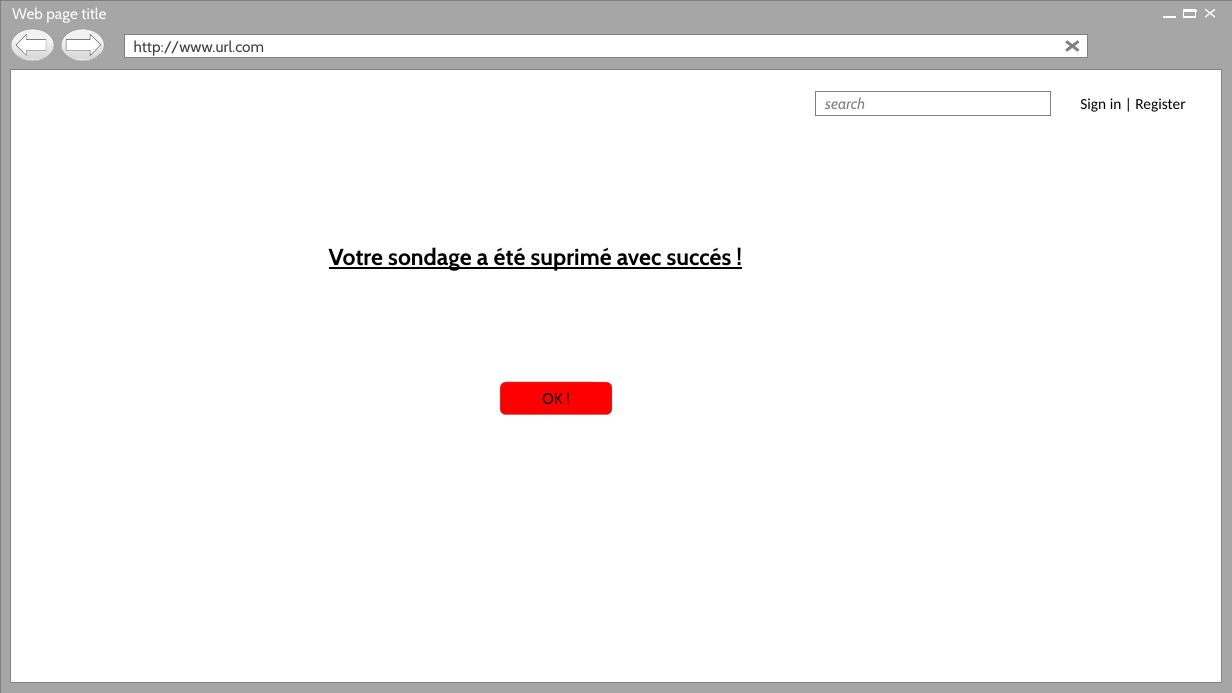
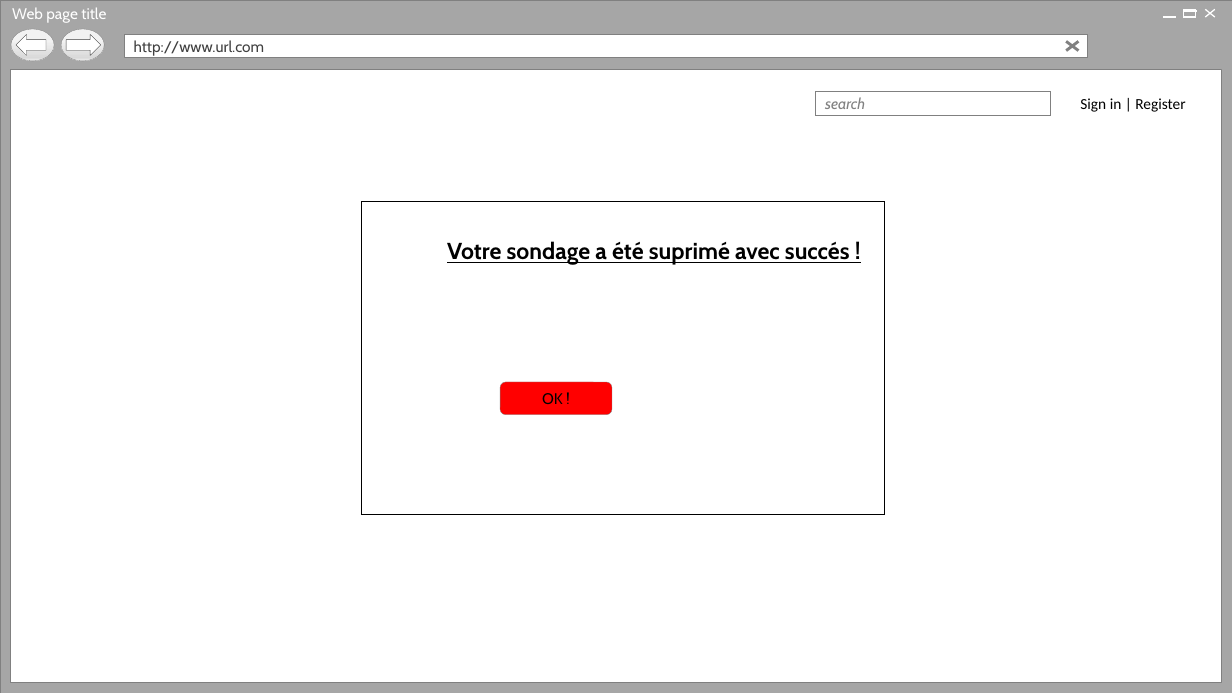
Before and after one commit to Holyz1988/PROJET1-ASP.NET, a slide deck: slide 23 of Page d’acceuil.pptx. Drawn at 1232x693 pixels with LibreOffice and Linux fonts; fonts in the diff are those of the drawing; background and template pictures are left out. Boxes give left, top, right and bottom in pixels: in the first picture for what was removed or moved away, otherwise in the second. Text is boxed around its words. In the diff, an @@ line names an element or a change of style, - is before the commit and + after.

```diff
--- a/Page d’acceuil.pptx
+++ b/Page d’acceuil.pptx
@@ rectangle added at (361,202,884,516), fill #FFFFFF, outline #000000 1 pt @@
@@ text "Votre sondage a été suprimé ...": place and size @@
-text "Votre sondage a été suprimé ..." at (329,247,732,271)
+text "Votre sondage a été suprimé ..." at (447,241,850,265)
@@ text "Votre sondage a été suprimé ..." at (447,241,850,265): alignment left to right @@
```
Also in this commit, not shown: 13 other slides changed, 1 slide added, 1 slide removed.
